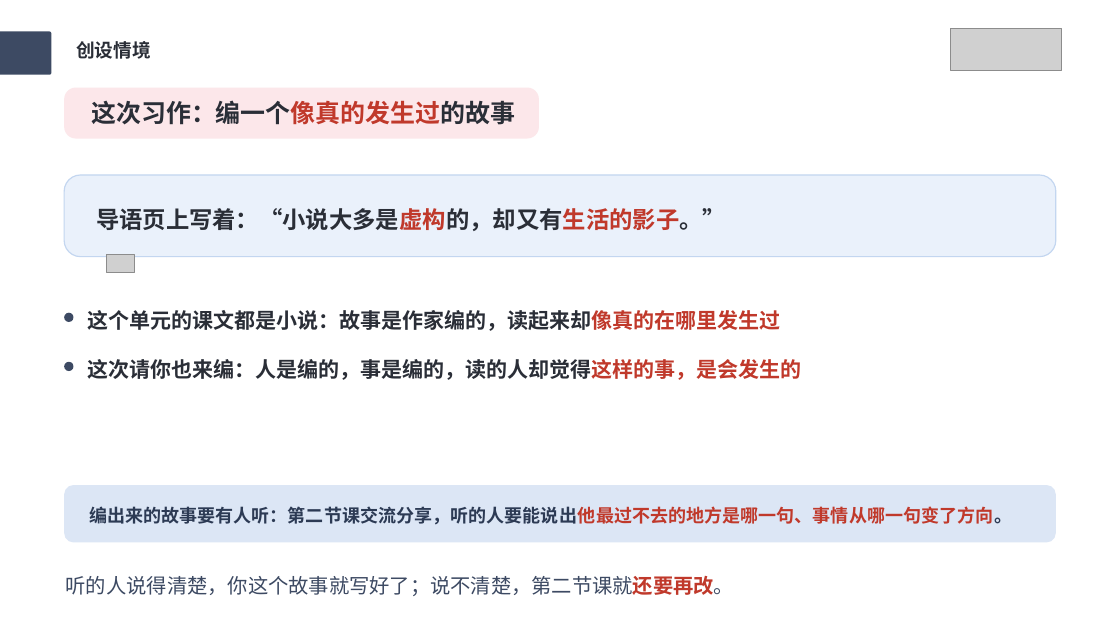
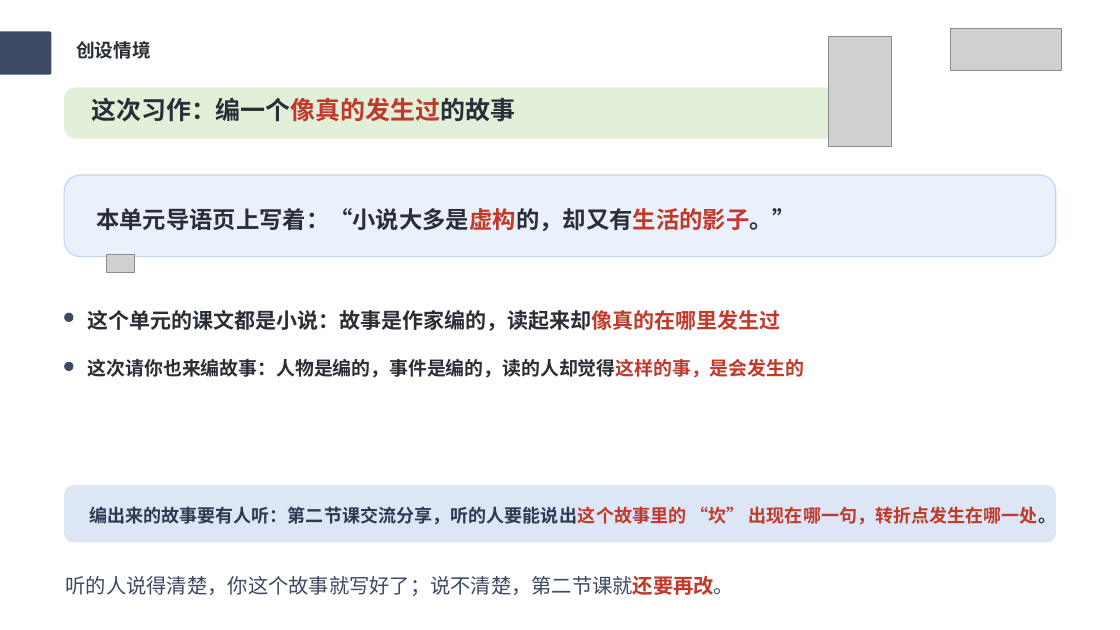
Before and after one commit to wuwenjia6498/laojohn-lesson-plan, a slide deck: slide 4 of 写作课件PPT输出/六上-第四单元-笔尖流出的故事/六上-第四单元-笔尖流出的故事-课件PPT.pptx. Drawn at 1120x630 pixels with LibreOffice and Linux fonts; fonts in the diff are those of the drawing; grey boxes stand for pictures. Boxes give left, top, right and bottom in pixels: in the first picture for what was removed or moved away, otherwise in the second. Text is boxed around its words. In the diff, an @@ line names an element or a change of style, - is before the commit and + after.

```diff
--- a/写作课件PPT输出/六上-第四单元-笔尖流出的故事/六上-第四单元-笔尖流出的故事-课件PPT.pptx
+++ b/写作课件PPT输出/六上-第四单元-笔尖流出的故事/六上-第四单元-笔尖流出的故事-课件PPT.pptx
@@ picture added at [828,36,891,147] @@
@@ rounded rectangle removed at [64,87,539,138] @@
@@ rounded rectangle added at [64,87,880,138], fill #E2F0D9 @@
@@ text "这次习作：编一个像真的发生过的故事" at [91,97,515,122]: line spacing 0.99 to 0.89 @@
@@ text at [96,208,796,231]: text changed @@
-导语页上写着：“小说大多是虚构的，却又有生活的影子。”
+本单元导语页上写着：“小说大多是虚构的，却又有生活的影子。”
@@ text at [88,359,804,378]: text changed; size 27 to 24.3 pt @@
-这次请你也来编：人是编的，事是编的，读的人却觉得这样的事，是会发生的
+这次请你也来编故事：人物是编的，事件是编的，读的人却觉得这样的事，是会发生的
@@ text at [89,506,1057,525]: text changed @@
-编出来的故事要有人听：第二节课交流分享，听的人要能说出他最过不去的地方是哪一句、事情从哪一句变了方向。
+编出来的故事要有人听：第二节课交流分享，听的人要能说出这个故事里的 “坎” 出现在哪一句，转折点发生在哪一处。
```
Also in this commit, not shown: 27 other slides changed, 1 slide added, 1 slide removed, 4 other files.
